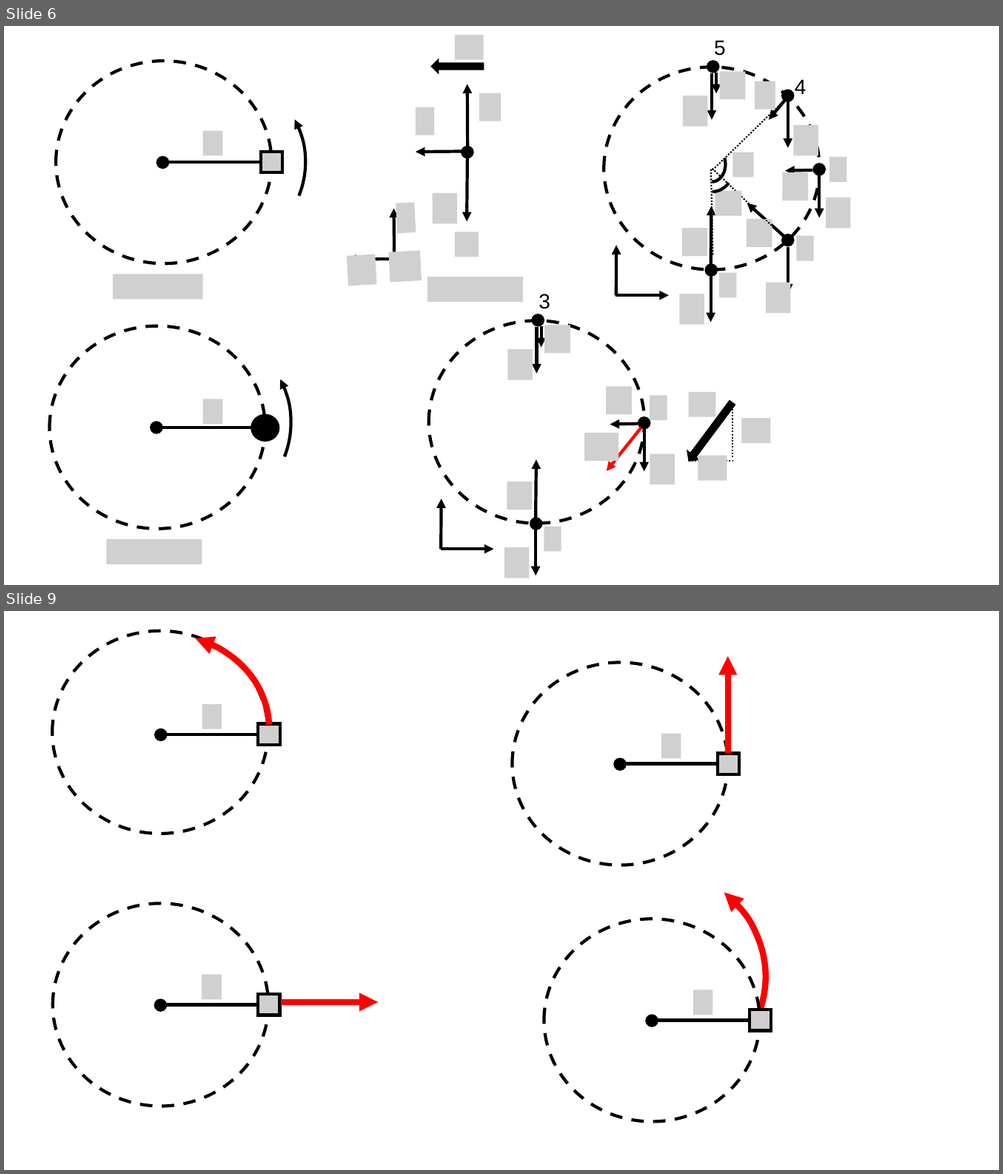
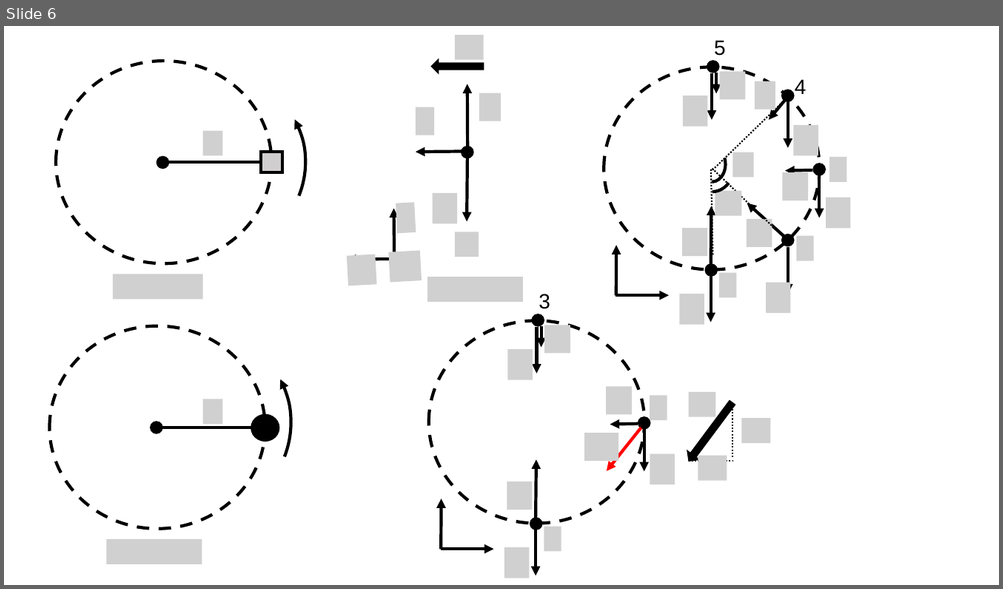
Before and after one commit to OSTP/PhysicsArtofModelling, a slide deck: tex/figures/ApplyingNewtonsLaws/Figures.pptx. Shown one above the other, each under a label of ours: slides 6 and 9 before the commit, slide 6 after it; the slides between them are not shown. The pictures are 1003x1174 and 1003x589 pixels, drawn with LibreOffice and Linux fonts; fonts in the diff are those of the drawing; grey boxes stand for pictures; background and template pictures are left out. Boxes give left, top, right and bottom in pixels: in the first picture for what was removed or moved away, otherwise in the second. Text is boxed around its words. In the diff, an @@ line names an element or a change of style, - is before the commit and + after.

```diff
--- a/tex/figures/ApplyingNewtonsLaws/Figures.pptx
+++ b/tex/figures/ApplyingNewtonsLaws/Figures.pptx
@@ slide 9 removed at <box>4,611,999,1170</box>, background #FFFFFF @@
@@ group removed at <box>4,611,300,892</box>: 2 ellipses, 1 picture, 1 line, 1 rectangle, 1 arc (boxed as its full ellipse) @@
@@ group removed at <box>512,657,739,866</box>: 2 ellipses, 1 picture, 1 line, 1 rectangle, 1 arrow @@
@@ group removed at <box>53,903,378,1106</box>: 2 ellipses, 1 picture, 1 line, 1 rectangle, 1 arrow @@
@@ group removed at <box>512,847,782,1122</box>: 2 ellipses, 1 arc (boxed as its full ellipse), 1 picture, 1 line, 1 rectangle @@
```
Also in this commit, not shown: 2 slides changed, 2 slides added, 1 other slide removed, 10 other files.
